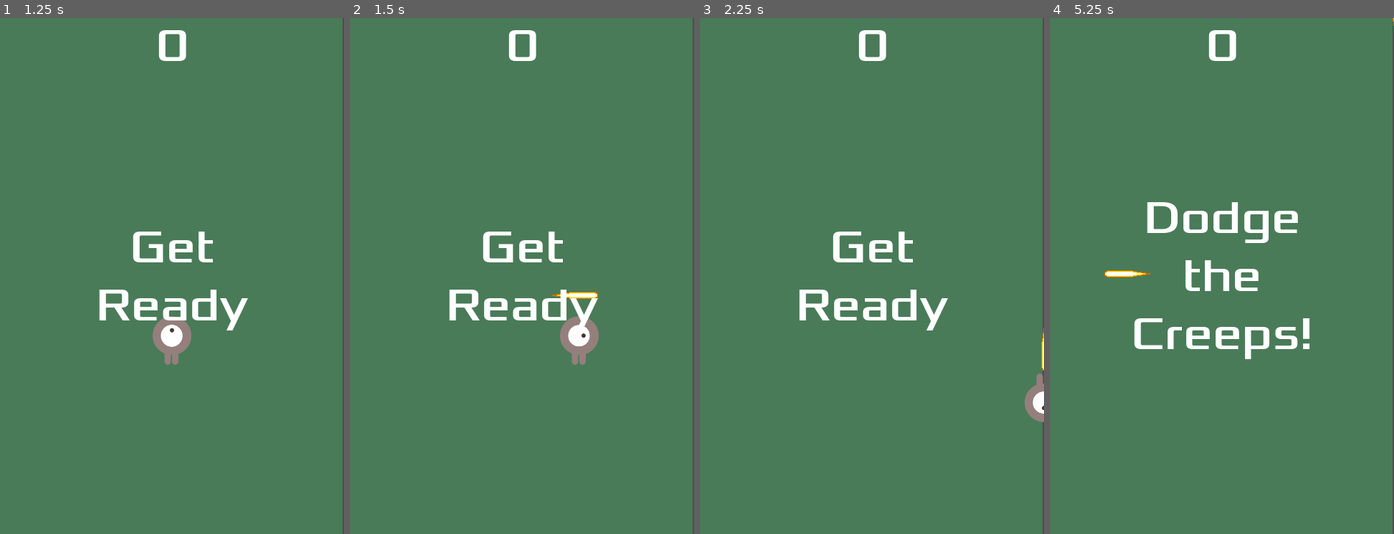
Above: before the commit, frames 1-4 (left to right).
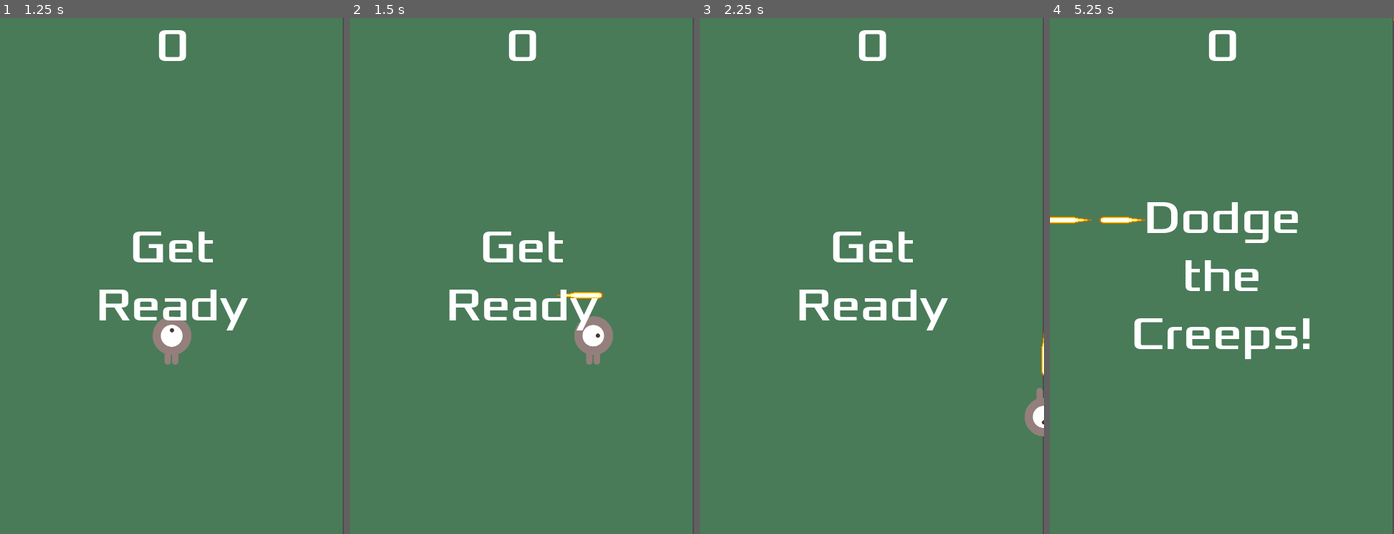
Above: after the commit, the same moments.

Repository: wesmacintyre/test
Game: Godot game, scene res://main.tscn
Two runs of this game, one before a commit and one after it. Both use one fixed random seed, a clock stepped at 60 frames per second and the inputs below. The project has no main scene, so this scene is started directly.
Inputs:
- Up to frame 1 (1.25 s): click "Start" at 0.5 s
- Up to frame 2 (1.5 s): tap Enter at 1.25 s; hold D (move_right) from 1.28 s (still down); tap Space (shoot) at 1.35 s
- Up to frame 3 (2.25 s): release D (move_right) at 2.03 s; hold S (move_down) from 2.03 s (still down); tap Space (shoot) at 2.1 s
- Up to frame 4 (5.25 s): release S (move_down) at 2.78 s; hold D (move_right) 2.78-3.53 s; tap Space (shoot) at 2.85, 3.5, 3.6, 4.35, 5.1 s; hold W (move_up) 3.53-4.28 s; tap Enter at 4.25 s; hold A (move_left) from 4.28 s (still down)

Frame 1 is identical in both runs. In frame 2, 1.0% of the frame differs, in the area x 58-77%, y 53-68%; in frame 3, 0.5%; in frame 4, 0.4%.

Commit message:
changed player speed from 400 to 500

Diff:
--- a/new-game-project/player.gd
+++ b/new-game-project/player.gd
@@ -1,6 +1,6 @@
 extends Area2D
 signal hit
-@export var speed = 400 # how fast the player moves, which is pixels/sec
+@export var speed = 500 # how fast the player moves, which is pixels/sec
 @export var Bullet : PackedScene
 
 var screen_size  # size of the game window
